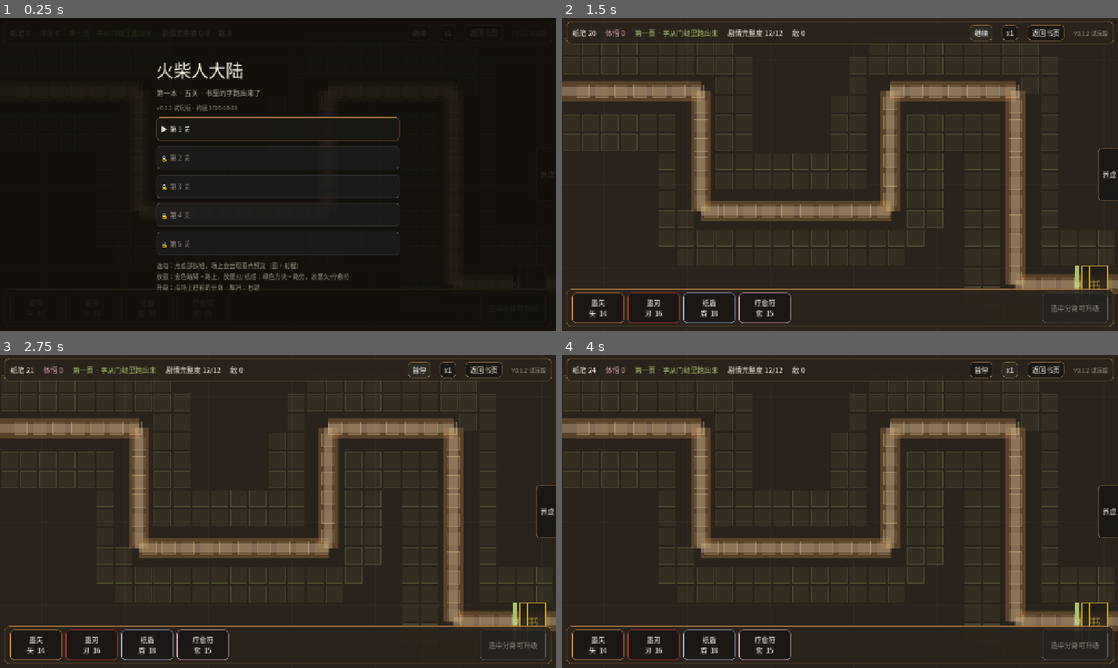
Above: before the commit, frames 1-4 (two rows, left to right).
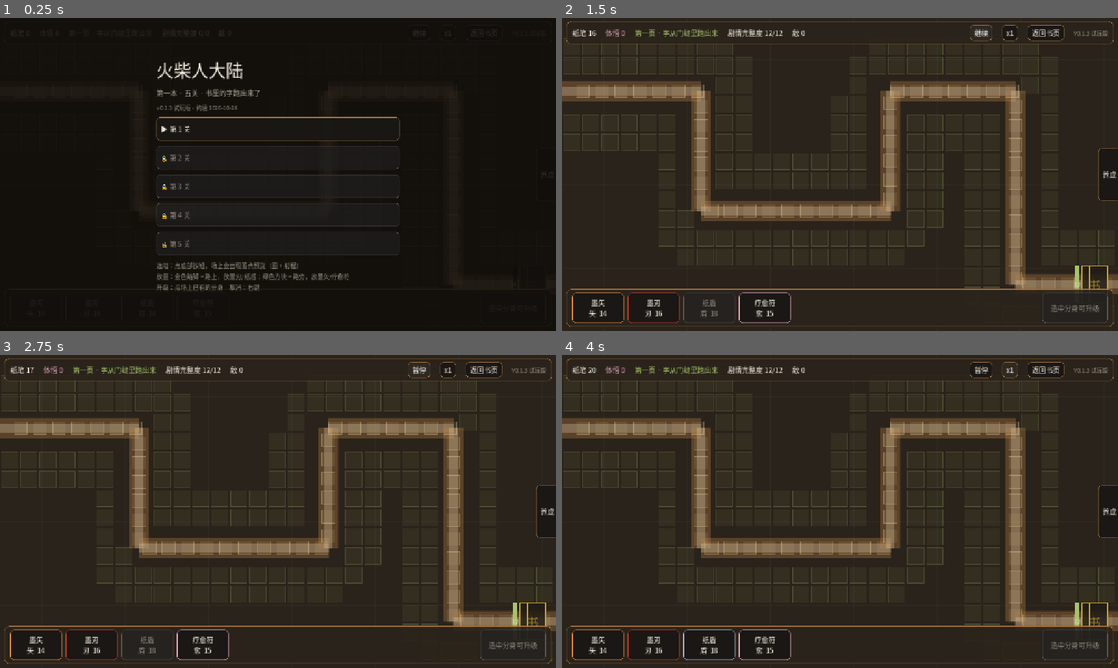
Above: after the commit, the same moments.

Repository: Maixr/jg-source
Game: Godot game, scene res://ui/main.tscn
Same seed, same stepped clock (60 frames per second), same inputs: the game is played once before the commit and once after it.
Inputs:
- Up to frame 1 (0.25 s): no input
- Up to frame 2 (1.5 s): click "▶ 第 1 关" at 0.5 s; click "暂停" at 1.25 s
- Up to frame 3 (2.75 s): click "继续" at 2 s
- Up to frame 4 (4 s): click "x1" at 2.75 s; click "x2" at 3.5 s

The runs differ from the first frame. In frame 1, less than 0.1% of the frame differs, in the area x 30-31%, y 28-30%; in frame 2, 0.2%; in frame 3, 0.2%, in the area x 4-95%, y 4-98%; in frame 4, less than 0.1%.

Commit message:
v0.1.3：难度曲线、房屋加成落实、纸笔补给改为一次性

Diff:
--- a/battle/battle_field.gd
+++ b/battle/battle_field.gd
@@ -57,7 +57,35 @@
 	_font.allow_system_fallback = true
 	path = UnitData.PATH_POINTS.duplicate()
 	_build_cells()
+	# 房屋升级时，场上已有的分身立刻跟着变强（而不是只管之后新放的）
+	if GS != null:
+		GS.house_changed.connect(_on_house_changed)
 	set_process(true)
+
+
+## 小屋重建后，把新倍率套用到所有已存在的分身上。
+func _on_house_changed(_stage: int) -> void:
+	var mult: float = GS.tower_mult()
+	for t in towers:
+		(t as Tower).reapply_mult(mult)
+	if not towers.is_empty():
+		_flash_text(
+			(towers[0] as Tower).pos + Vector2(0.0, -34.0),
+			"小屋重建：分身 +%d%%" % GS.tower_bonus_percent(),
+			UnitData.LEAF
+		)
+	stats_changed.emit()
+	queue_redraw()
+
+
+## 养成里买纸笔：立刻加进当前这一关（一次性，本关结束就没了）
+func add_ink(amount: float) -> void:
+	if amount <= 0.0:
+		return
+	ink = minf(INK_CAP, ink + amount)
+	_flash_text(Vector2(DESIGN.x * 0.5, 96.0), "+%d 纸笔" % int(amount), UnitData.ORANGE)
+	stats_changed.emit()
+	queue_redraw()
 
 
 # --- 格子 ---
@@ -136,7 +164,7 @@
 	speed_scale = 1.0
 	base_max = int(level.get("base_hp", 12))
 	base_hp = base_max
-	ink = float(level.get("start_ink", 20)) + float(GS.ink_bonus())
+	ink = float(level.get("start_ink", 20))
 	_ink_rate = UnitData.INK_REGEN * float(level.get("ink_mult", 1.0))
 	_spawns.clear()
 	_spawn_cursor = 0
--- a/battle/tower.gd
+++ b/battle/tower.gd
@@ -52,6 +52,13 @@
 	return true
 
 
+## 房屋重建后重新套用倍率：攻击/血量立刻变强，当前血量按比例保留
+func reapply_mult(mult: float) -> void:
+	var ratio := hp / max_hp if max_hp > 0.0 else 1.0
+	_refresh(mult)
+	hp = max_hp * ratio
+
+
 func can_block() -> bool:
 	return block_capacity > 0 and engaged.size() < block_capacity
 
--- a/core/game_state.gd
+++ b/core/game_state.gd
@@ -1,18 +1,16 @@
 extends Node
 
-## 全局进度：情感体悟、房屋重建、纸笔补给、关卡解锁、离线收益。
+## 全局进度：情感体悟、房屋重建、关卡解锁、离线收益。
 ## 注册为 Autoload，名字 GameState。
 
 signal insight_changed(value: float)
 signal house_changed(stage: int)
-signal packs_changed(count: int)
 
 const SAVE_PATH := "user://jg_save.json"
 const AUTOSAVE_INTERVAL := 15.0
 
 var insight := 0.0
 var house_stage := 0
-var ink_packs := 0
 var cleared_count := 0
 var last_seen := 0
 
@@ -52,9 +50,14 @@
 	return float(UnitData.HOUSE_STAGES[house_stage]["read_mult"])
 
 
-## 塔属性倍率
+## 塔属性倍率。房屋重建会提高它，场上已有的分身也会立刻跟着变（见 BattleField）。
 func tower_mult() -> float:
 	return float(UnitData.HOUSE_STAGES[house_stage]["tower_mult"])
+
+
+## 塔加成百分比，给界面显示用，例如 +26
+func tower_bonus_percent() -> int:
+	return int(round((tower_mult() - 1.0) * 100.0))
 
 
 func house_name() -> String:
@@ -66,6 +69,12 @@
 	if house_stage + 1 >= UnitData.HOUSE_STAGES.size():
 		return -1
 	return int(UnitData.HOUSE_STAGES[house_stage + 1]["cost"])
+
+
+func next_house_name() -> String:
+	if house_stage + 1 >= UnitData.HOUSE_STAGES.size():
+		return ""
+	return str(UnitData.HOUSE_STAGES[house_stage + 1]["name"])
 
 
 # --- 交易 ---
@@ -89,21 +98,23 @@
 	return true
 
 
+## 买纸笔：只负责扣体悟。加纸笔由战斗层立刻给（一次性，关卡结束就没了）。
 func buy_ink_pack() -> bool:
 	var cost := int(UnitData.INK_PACK["cost"])
 	if insight < float(cost):
 		return false
 	insight -= float(cost)
-	ink_packs += 1
 	insight_changed.emit(insight)
-	packs_changed.emit(ink_packs)
 	save_state()
 	return true
 
 
-## 本场开局的额外纸笔
-func ink_bonus() -> int:
-	return ink_packs * int(UnitData.INK_PACK["bonus"])
+func ink_pack_cost() -> int:
+	return int(UnitData.INK_PACK["cost"])
+
+
+func ink_pack_bonus() -> int:
+	return int(UnitData.INK_PACK["bonus"])
 
 
 # --- 关卡进度 ---
@@ -125,7 +136,6 @@
 	var data := {
 		"insight": insight,
 		"house_stage": house_stage,
-		"ink_packs": ink_packs,
 		"cleared_count": cleared_count,
 		"last_seen": last_seen,
 	}
@@ -151,7 +161,6 @@
 	var data: Dictionary = parsed
 	insight = float(data.get("insight", 0.0))
 	house_stage = clampi(int(data.get("house_stage", 0)), 0, UnitData.HOUSE_STAGES.size() - 1)
-	ink_packs = int(data.get("ink_packs", 0))
 	cleared_count = clampi(int(data.get("cleared_count", 0)), 0, UnitData.BASE_DATA["levels"].size())
 	last_seen = int(data.get("last_seen", 0))
 
@@ -170,10 +179,8 @@
 func reset_progress() -> void:
 	insight = 0.0
 	house_stage = 0
-	ink_packs = 0
 	cleared_count = 0
 	last_seen = 0
 	save_state()
 	insight_changed.emit(insight)
 	house_changed.emit(house_stage)
-	packs_changed.emit(ink_packs)
--- a/core/unit_data.gd
+++ b/core/unit_data.gd
@@ -16,7 +16,7 @@
 const BG := Color("2a231b")
 
 # --- 版本号：每次发试玩包改这里 ---
-const GAME_VERSION := "v0.1.2"
+const GAME_VERSION := "v0.1.3"
 const GAME_CHANNEL := "试玩版"
 const GAME_BUILD := "2026-10-28"
 
@@ -143,30 +143,32 @@
 			"name": "第一页 · 字从门缝里跑出来",
 			"rule_name": "教学",
 			"rule": "只有「躁」在乱跑。先把纸盾放到路上挡住它，后面再补墨矢。",
-			"start_ink": 20,
+			"start_ink": 16,
 			"base_hp": 12,
 			"ink_mult": 1.0,
-			"enemy_hp_mult": 1.00,
-			"enemy_speed_mult": 1.00,
-			"waves": [
-				{"at": 4.0, "spawns": [{"type": "zao", "count": 3, "gap": 2.4}]},
-				{"at": 22.0, "spawns": [{"type": "zao", "count": 4, "gap": 1.9}]},
-				{"at": 46.0, "spawns": [{"type": "zao", "count": 6, "gap": 1.5}]},
+			"enemy_hp_mult": 1.35,
+			"enemy_speed_mult": 1.00,
+			"waves": [
+				{"at": 4.0, "spawns": [{"type": "zao", "count": 5, "gap": 2.0}]},
+				{"at": 22.0, "spawns": [{"type": "zao", "count": 8, "gap": 1.6}]},
+				{"at": 46.0, "spawns": [{"type": "zao", "count": 12, "gap": 1.1}]},
+				{"at": 70.0, "spawns": [{"type": "zao", "count": 12, "gap": 1.0}]},
 			],
 		},
 		{
 			"name": "第二页 · 走不出的雾",
 			"rule_name": "重字登场",
 			"rule": "「迷」很慢很硬，还带 2 点护甲——盾挡住它，让墨刃慢慢磨。",
-			"start_ink": 20,
+			"start_ink": 18,
 			"base_hp": 12,
 			"ink_mult": 1.0,
-			"enemy_hp_mult": 1.00,
-			"enemy_speed_mult": 1.00,
-			"waves": [
-				{"at": 4.0, "spawns": [{"type": "zao", "count": 4, "gap": 1.7}]},
-				{"at": 24.0, "spawns": [{"type": "mi", "count": 2, "gap": 3.2}, {"type": "zao", "count": 3, "gap": 1.6}]},
-				{"at": 54.0, "spawns": [{"type": "mi", "count": 3, "gap": 2.6}]},
+			"enemy_hp_mult": 1.48,
+			"enemy_speed_mult": 1.00,
+			"waves": [
+				{"at": 4.0, "spawns": [{"type": "zao", "count": 5, "gap": 1.5}]},
+				{"at": 24.0, "spawns": [{"type": "mi", "count": 2, "gap": 3.0}, {"type": "zao", "count": 4, "gap": 1.4}]},
+				{"at": 54.0, "spawns": [{"type": "mi", "count": 4, "gap": 2.4}]},
+				{"at": 80.0, "spawns": [{"type": "zao", "count": 5, "gap": 1.1}]},
 			],
 		},
 		{
@@ -176,7 +178,7 @@
 			"start_ink": 22,
 			"base_hp": 12,
 			"ink_mult": 1.0,
-			"enemy_hp_mult": 1.00,
+			"enemy_hp_mult": 1.55,
 			"enemy_speed_mult": 1.00,
 			"waves": [
 				{"at": 4.0, "spawns": [{"type": "zao", "count": 4, "gap": 1.5}]},
@@ -192,7 +194,7 @@
 			"start_ink": 22,
 			"base_hp": 12,
 			"ink_mult": 0.90,
-			"enemy_hp_mult": 1.05,
+			"enemy_hp_mult": 1.28,
 			"enemy_speed_mult": 1.00,
 			"waves": [
 				{"at": 4.0, "spawns": [{"type": "zao", "count": 5, "gap": 1.4}]},
@@ -208,7 +210,7 @@
 			"start_ink": 24,
 			"base_hp": 15,
 			"ink_mult": 1.15,
-			"enemy_hp_mult": 0.95,
+			"enemy_hp_mult": 1.00,
 			"enemy_speed_mult": 1.05,
 			"waves": [
 				{"at": 4.0, "spawns": [{"type": "zao", "count": 6, "gap": 1.3}]},
@@ -224,14 +226,15 @@
 # --- 养成 ---
 const HOUSE_STAGES := [
 	{"name": "废墟", "cost": 0, "tower_mult": 1.00, "read_mult": 1.00},
-	{"name": "清出空地", "cost": 30, "tower_mult": 1.06, "read_mult": 1.25},
-	{"name": "修好屋顶", "cost": 70, "tower_mult": 1.12, "read_mult": 1.55},
-	{"name": "补上书架", "cost": 140, "tower_mult": 1.20, "read_mult": 1.90},
-	{"name": "重新点亮", "cost": 260, "tower_mult": 1.30, "read_mult": 2.40},
+	{"name": "清出空地", "cost": 40, "tower_mult": 1.12, "read_mult": 1.30},
+	{"name": "修好屋顶", "cost": 90, "tower_mult": 1.26, "read_mult": 1.65},
+	{"name": "补上书架", "cost": 170, "tower_mult": 1.42, "read_mult": 2.05},
+	{"name": "重新点亮", "cost": 300, "tower_mult": 1.60, "read_mult": 2.60},
 ]
 
 const READ_BASE := 0.10
-const INK_PACK := {"cost": 20, "bonus": 6}
+## 买纸笔：一次性的，立刻加进当前这一关，关卡结束就没了
+const INK_PACK := {"cost": 25, "bonus": 20}
 const OFFLINE_CAP := 8.0 * 3600.0
 
 
--- a/ui/main.gd
+++ b/ui/main.gd
@@ -52,8 +52,11 @@
 	_build_level_select()
 	_build_result()
 	GS.insight_changed.connect(_on_economy_changed)
-	GS.packs_changed.connect(_on_economy_changed)
 	GS.house_changed.connect(_on_economy_changed)
+	# 平衡自检：设置 JG_BALANCE=1 后无头启动会跑完五关并打印结果然后退出
+	if OS.has_environment("JG_BALANCE"):
+		_run_balance_check.call_deferred()
+		return
 	_show_level_select()
 	_refresh_hud()
 
@@ -472,7 +475,11 @@
 
 
 func _on_pack_pressed() -> void:
-	GS.buy_ink_pack()
+	# 一次性补给：扣体悟，纸笔立刻加进这一关，关卡结束就没了
+	if not field.running or field.finished:
+		return
+	if GS.buy_ink_pack():
+		field.add_ink(float(GS.ink_pack_bonus()))
 	_refresh_drawer()
 	_refresh_hud()
 
@@ -553,11 +560,15 @@
 		]
 		drawer_rebuild.disabled = float(GS.insight) < float(cost)
 
-	drawer_pack.text = "补充纸笔：+%d/场（%d 体悟，已有 %d）" % [
-		int(UnitData.INK_PACK["bonus"]), int(UnitData.INK_PACK["cost"]), int(GS.ink_packs)
+	drawer_pack.text = "立刻补 %d 纸笔（%d 体悟，仅本关）" % [
+		GS.ink_pack_bonus(), GS.ink_pack_cost()
 	]
-	drawer_pack.disabled = float(GS.insight) < float(UnitData.INK_PACK["cost"])
-	drawer_rate.text = "阅读产出：%.2f 体悟/秒" % float(GS.read_rate())
+	# 只能在关卡进行中买，否则买了就浪费了
+	var can_buy := field.running and not field.finished and float(GS.insight) >= float(GS.ink_pack_cost())
+	drawer_pack.disabled = not can_buy
+	drawer_rate.text = "阅读产出：%.2f 体悟/秒　｜　分身加成：+%d%%（攻击/生命）" % [
+		float(GS.read_rate()), GS.tower_bonus_percent()
+	]
 
 	# 小屋占位表现：越接近完整，画面越亮越有颜色
 	var stage := float(GS.house_stage) / float(UnitData.HOUSE_STAGES.size() - 1)
@@ -566,6 +577,29 @@
 
 
 # --- 调试入口（开发期便捷，正式版可以删掉） ---
+
+## 无头平衡自检：JG_BALANCE=1 启动后跑完全部关卡并打印结果。
+## 调整五关难度就用它验证，不用打开编辑器。
+func _run_balance_check() -> void:
+	var plan := dev_build_plan()
+	# 必须按「废墟」阶段（无房屋加成）来算，这是玩家的下限；事后还原免得改坏存档
+	var saved_stage: int = GS.house_stage
+	GS.house_stage = 0
+	print("=== 平衡自检（小屋=废墟，无房屋加成）===")
+	for i in UnitData.BASE_DATA["levels"].size():
+		for mode in [0, 1]:
+			var r: Dictionary = field.dev_simulate(i, plan, 300.0, mode)
+			var lvsum := 0
+			for tw in field.towers:
+				lvsum += tw.level
+			print("L%d mode%d %s base=%d/%d t=%ds placed=%d lvsum=%d" % [
+				i + 1, mode, "WIN " if r["win"] else "LOSE",
+				r["base"], r["base_max"], r["seconds"], r["placed"], lvsum
+			])
+	GS.house_stage = saved_stage
+	print("=== 自检结束 ===")
+	get_tree().quit()
+
 
 ## 一套通用的测试布阵：锚点位置 + 塔种，模拟器会就近找对应类型的空格。
 ## 顺序即建造顺序（模拟器按纸笔是否够来决定何时放下）。
Not shown, changed: docs/操作说明.txt
Not shown, changed: tools/export_windows.ps1
